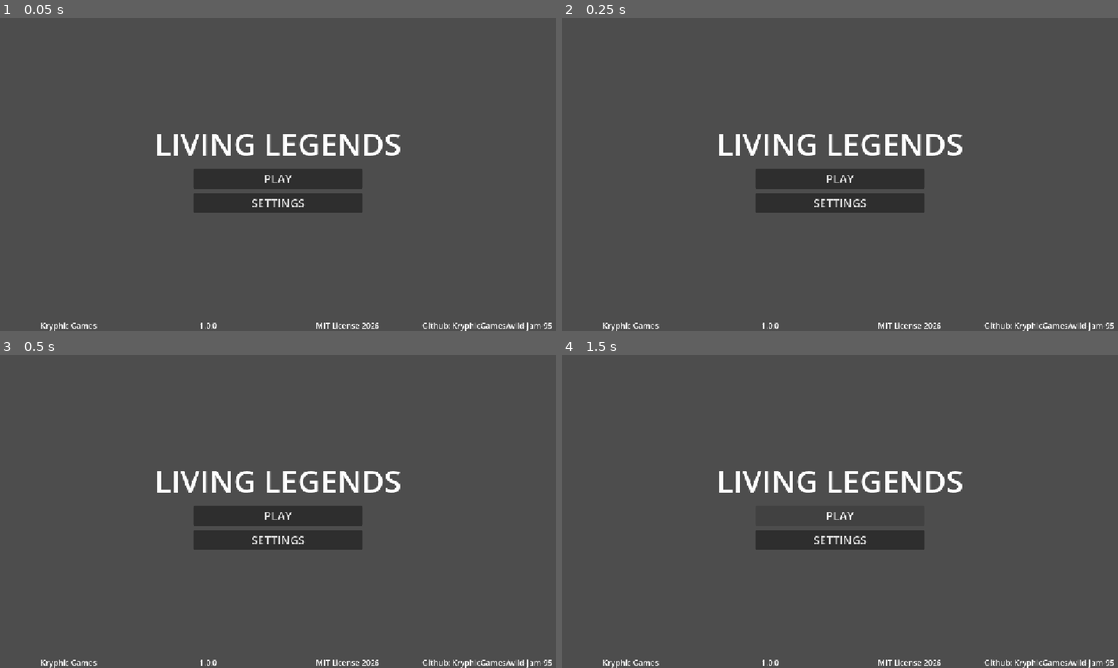
Above: before the commit, frames 1-4 (two rows, left to right).
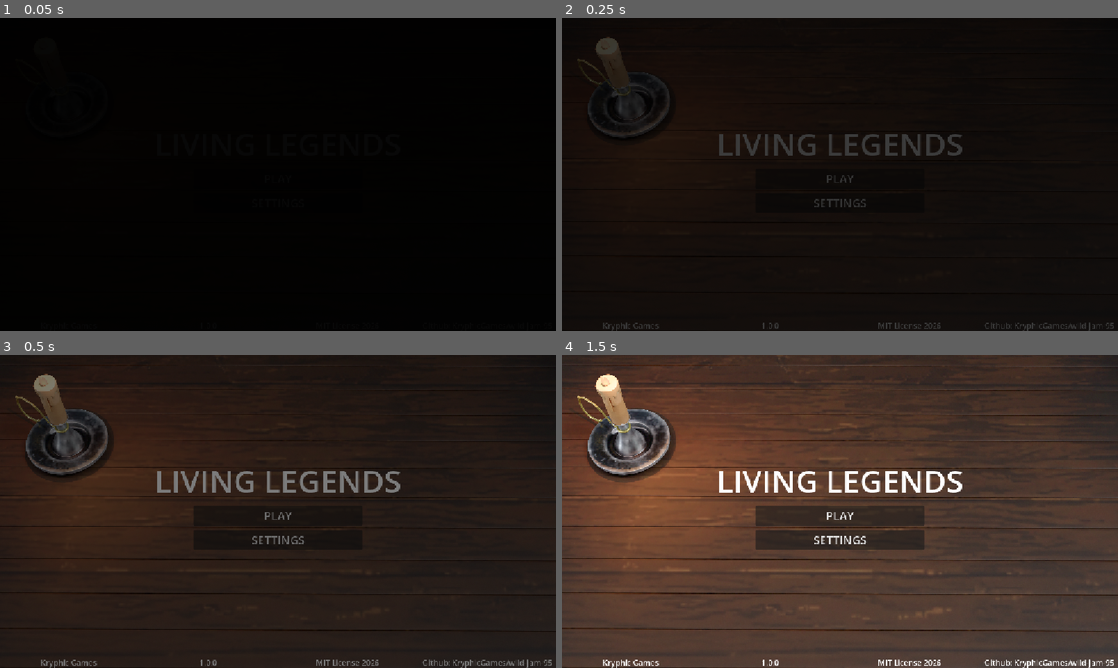
Above: after the commit, the same moments.

Repository: KryphicGames/wild-jam-95
Game: Godot game, scene res://scenes/main_menu.tscn
Two runs of this game, one before a commit and one after it. Both use one fixed random seed, a clock stepped at 60 frames per second and the inputs below. Sound files missing from this copy of the repository are replaced by a short silence.
Inputs:
- Up to frame 1 (0.05 s): no input
- Up to frame 2 (0.25 s): no input
- Up to frame 3 (0.5 s): no input
- Up to frame 4 (1.5 s): click "PLAY" at 0.5 s; click "PLAY" at 1.25 s

The runs differ from the first frame. In frame 1, 100% of the frame differs, in the area x 0-100%, y 0-100%; in frame 2, 100%; in frame 3, 99%; in frame 4, 84%.

Commit message:
Added Music, Backgrounds and Fade-In Animation

Diff:
--- a/project.godot
+++ b/project.godot
@@ -14,6 +14,7 @@
 config/version="1.0.0"
 run/main_scene="uid://bdwgflf4c7e3o"
 config/features=PackedStringArray("4.7", "GL Compatibility")
+boot_splash/show_image=false
 config/icon="res://icon.svg"
 
 [autoload]
--- a/scenes/main_menu.tscn
+++ b/scenes/main_menu.tscn
@@ -1,4 +1,44 @@
 [gd_scene format=3 uid="uid://bdwgflf4c7e3o"]
+
+[ext_resource type="Script" uid="uid://d4fddi678xr5y" path="res://scripts/scenes/main_menu.gd" id="1_l6cm7"]
+[ext_resource type="Texture2D" uid="uid://nmakvgr7t5ry" path="res://assets/textures/bg.png" id="2_bqqt6"]
+[ext_resource type="AudioStream" uid="uid://35ri0671llbu" path="res://assets/audio/music/main-menu.wav" id="2_ekxnf"]
+
+[sub_resource type="Animation" id="Animation_wu84c"]
+length = 0.001
+tracks/0/type = "value"
+tracks/0/imported = false
+tracks/0/enabled = true
+tracks/0/path = NodePath(".:self_modulate:a")
+tracks/0/interp = 1
+tracks/0/loop_wrap = true
+tracks/0/keys = {
+"times": PackedFloat32Array(0),
+"transitions": PackedFloat32Array(1),
+"update": 1,
+"values": [1.0]
+}
+
+[sub_resource type="Animation" id="Animation_bqqt6"]
+resource_name = "fade-in"
+tracks/0/type = "value"
+tracks/0/imported = false
+tracks/0/enabled = true
+tracks/0/path = NodePath(".:self_modulate:a")
+tracks/0/interp = 1
+tracks/0/loop_wrap = true
+tracks/0/keys = {
+"times": PackedFloat32Array(0, 1),
+"transitions": PackedFloat32Array(1, 1),
+"update": 0,
+"values": [1.0, 0.0]
+}
+
+[sub_resource type="AnimationLibrary" id="AnimationLibrary_wu84c"]
+_data = {
+&"RESET": SubResource("Animation_wu84c"),
+&"fade-in": SubResource("Animation_bqqt6")
+}
 
 [node name="Main Menu" type="Control" unique_id=1801875058]
 layout_mode = 3
@@ -7,6 +47,17 @@
 anchor_bottom = 1.0
 grow_horizontal = 2
 grow_vertical = 2
+script = ExtResource("1_l6cm7")
+
+[node name="TextureRect" type="TextureRect" parent="." unique_id=1066911832]
+layout_mode = 1
+anchors_preset = 15
+anchor_right = 1.0
+anchor_bottom = 1.0
+grow_horizontal = 2
+grow_vertical = 2
+texture = ExtResource("2_bqqt6")
+expand_mode = 1
 
 [node name="Contents" type="VBoxContainer" parent="." unique_id=1878011871]
 layout_mode = 1
@@ -73,3 +124,21 @@
 text = "Github: KryphicGames/wild-jam-95"
 horizontal_alignment = 1
 vertical_alignment = 1
+
+[node name="Music" type="AudioStreamPlayer" parent="." unique_id=35476522]
+stream = ExtResource("2_ekxnf")
+autoplay = true
+
+[node name="Fade" type="ColorRect" parent="." unique_id=1303601824]
+layout_mode = 1
+anchors_preset = 15
+anchor_right = 1.0
+anchor_bottom = 1.0
+grow_horizontal = 2
+grow_vertical = 2
+color = Color(0, 0, 0, 1)
+
+[node name="AnimationPlayer" type="AnimationPlayer" parent="Fade" unique_id=1128780181]
+libraries/ = SubResource("AnimationLibrary_wu84c")
+
+[connection signal="finished" from="Music" to="." method="_on_music_finished"]
--- a/scripts/AudioManager.gd
+++ b/scripts/AudioManager.gd
@@ -28,4 +28,4 @@
 
 
 func _ready() -> void:
-	Log.Info("AudioManager was loaded successfully.", debugPrefix)
+	Log.Info("AudioManager loaded successfully.", debugPrefix)
--- /dev/null
+++ b/scripts/scenes/main_menu.gd
@@ -0,0 +1,10 @@
+extends Control
+
+@onready var MusicPlayer = $Music
+@onready var Fade = $Fade/AnimationPlayer
+
+func _ready():
+	Fade.play("fade-in")
+
+func _on_music_finished() -> void:
+	MusicPlayer.playing = true
Not shown, added: assets/audio/music/main-menu.wav.import
Not shown, added: assets/audio/music/menu-2.wav.import
Binary file added: assets/textures/bg.png
Not shown, added: assets/textures/bg.png.import
Not shown, added: scripts/scenes/main_menu.gd.uid
Not shown, added: assets/audio/music/main-menu.wav
Not shown, added: assets/audio/music/menu-2.wav
